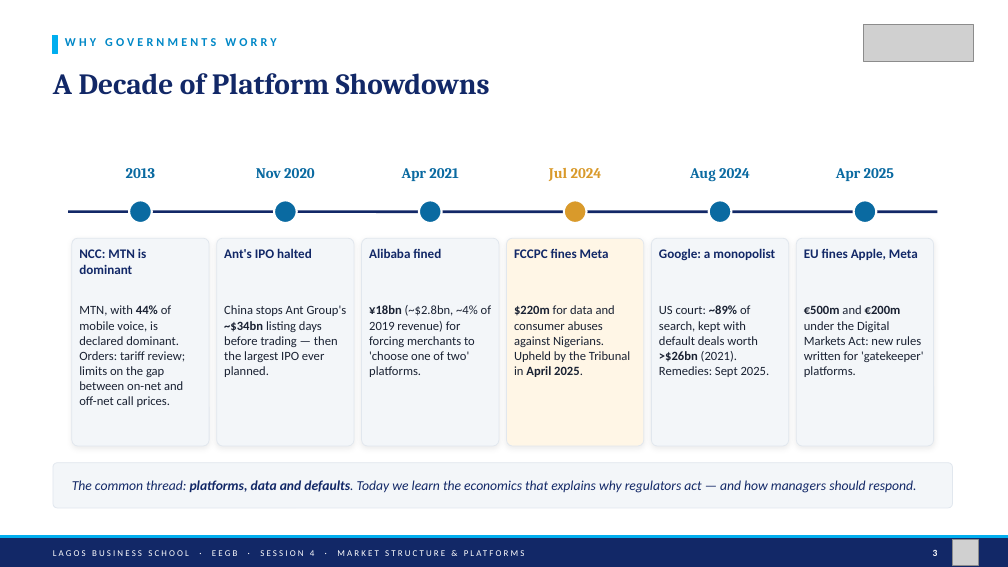
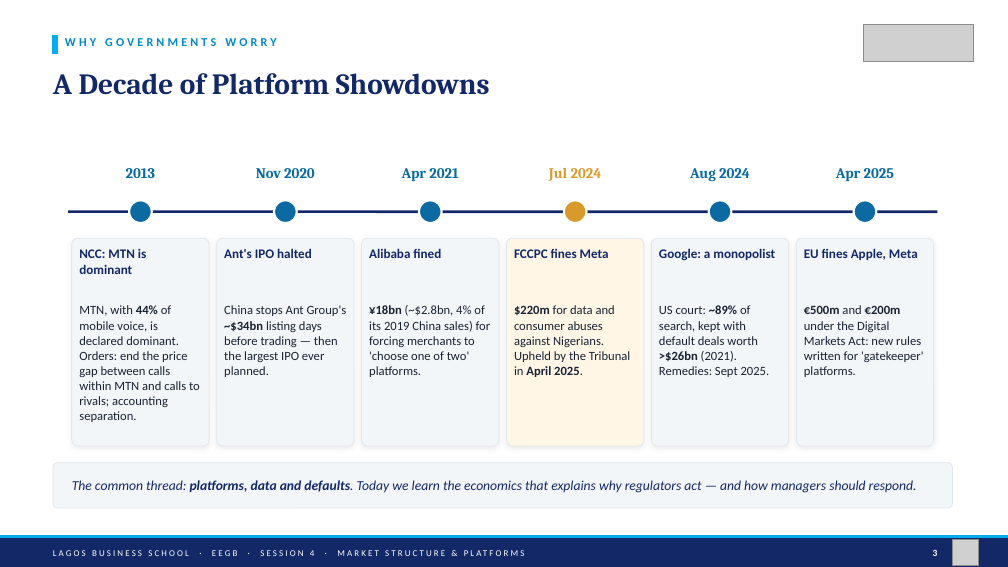
Before and after one commit to adibongo/eegb, a slide deck: slide 3 of sessions/s04/slides/EEGB_S04_Market_Structure_Platforms_Competition_Policy.pptx. Drawn at 1008x567 pixels with LibreOffice and Linux fonts; fonts in the diff are those of the drawing; grey boxes stand for pictures. Boxes give left, top, right and bottom in pixels: in the first picture for what was removed or moved away, otherwise in the second. Text is boxed around its words. In the diff, an @@ line names an element or a change of style, - is before the commit and + after.

```diff
--- a/sessions/s04/slides/EEGB_S04_Market_Structure_Platforms_Competition_Policy.pptx
+++ b/sessions/s04/slides/EEGB_S04_Market_Structure_Platforms_Competition_Policy.pptx
@@ text at [79, 305, 200, 422]: text changed @@
-MTN, with 44% of mobile voice, is declared dominant. Orders: tariff review; limits on the gap between on-net and off-net call prices.
+MTN, with 44% of mobile voice, is declared dominant. Orders: end the price gap between calls within MTN and calls to rivals; accounting separation.
@@ text at [369, 305, 491, 377]: text changed @@
-¥18bn (~$2.8bn, ~4% of 2019 revenue) for forcing merchants to 'choose one of two' platforms.
+¥18bn (~$2.8bn, 4% of its 2019 China sales) for forcing merchants to 'choose one of two' platforms.
```
Also in this commit, not shown: 17 other slides changed, 15 other files.
